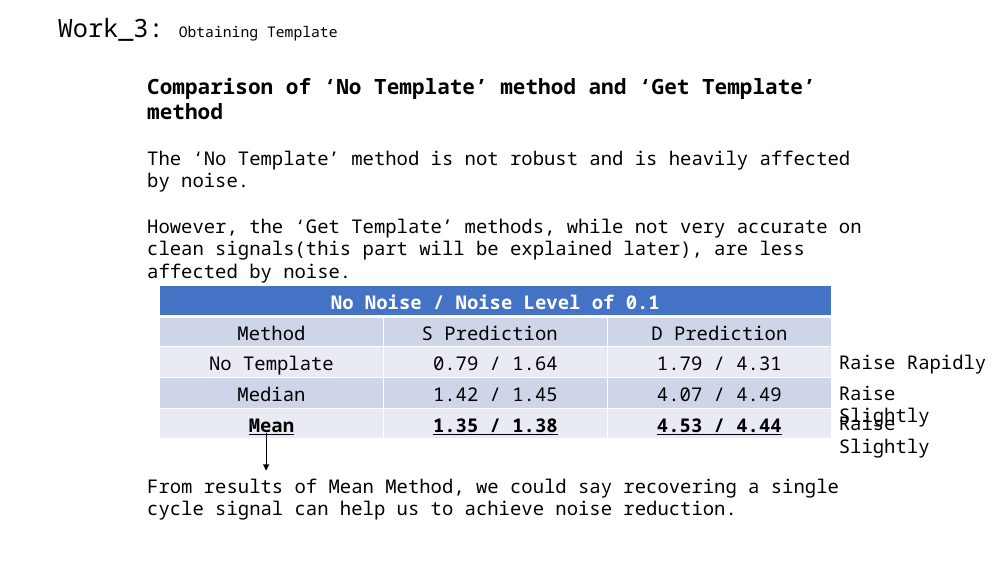
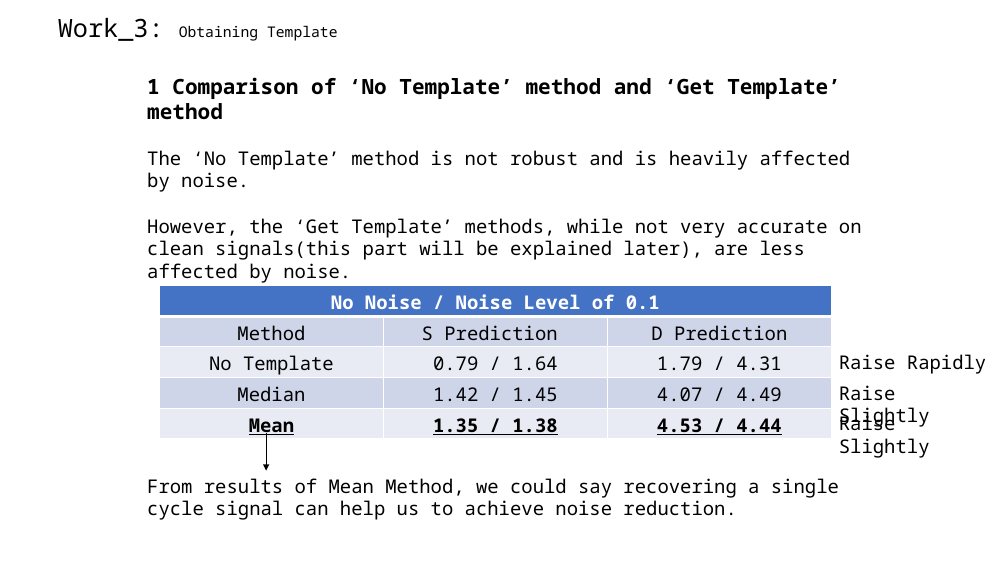
Before and after one commit to A-Big-Tortoise/Presentation, a slide deck: slide 9 of Presentation_918_JiayuChen.pptx. Drawn at 1008x567 pixels with LibreOffice and Linux fonts; fonts in the diff are those of the drawing. Boxes give left, top, right and bottom in pixels: in the first picture for what was removed or moved away, otherwise in the second. Text is boxed around its words. In the diff, an @@ line names an element or a change of style, - is before the commit and + after.

```diff
--- a/Presentation_918_JiayuChen.pptx
+++ b/Presentation_918_JiayuChen.pptx
@@ text at (147, 77, 840, 120): text changed @@
-Comparison of ‘No Template’ method and ‘Get Template’ method
+1 Comparison of ‘No Template’ method and ‘Get Template’ method
```
Also in this commit, not shown: 9 other slides changed, 6 other files.
